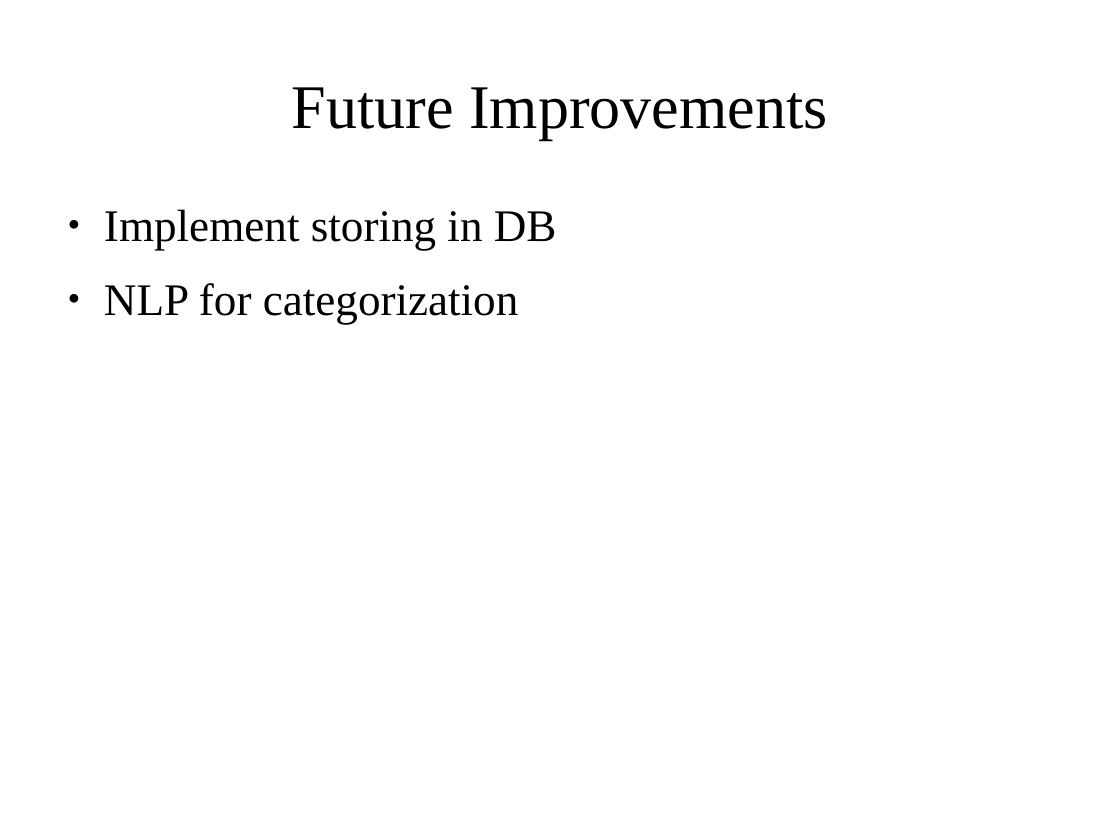
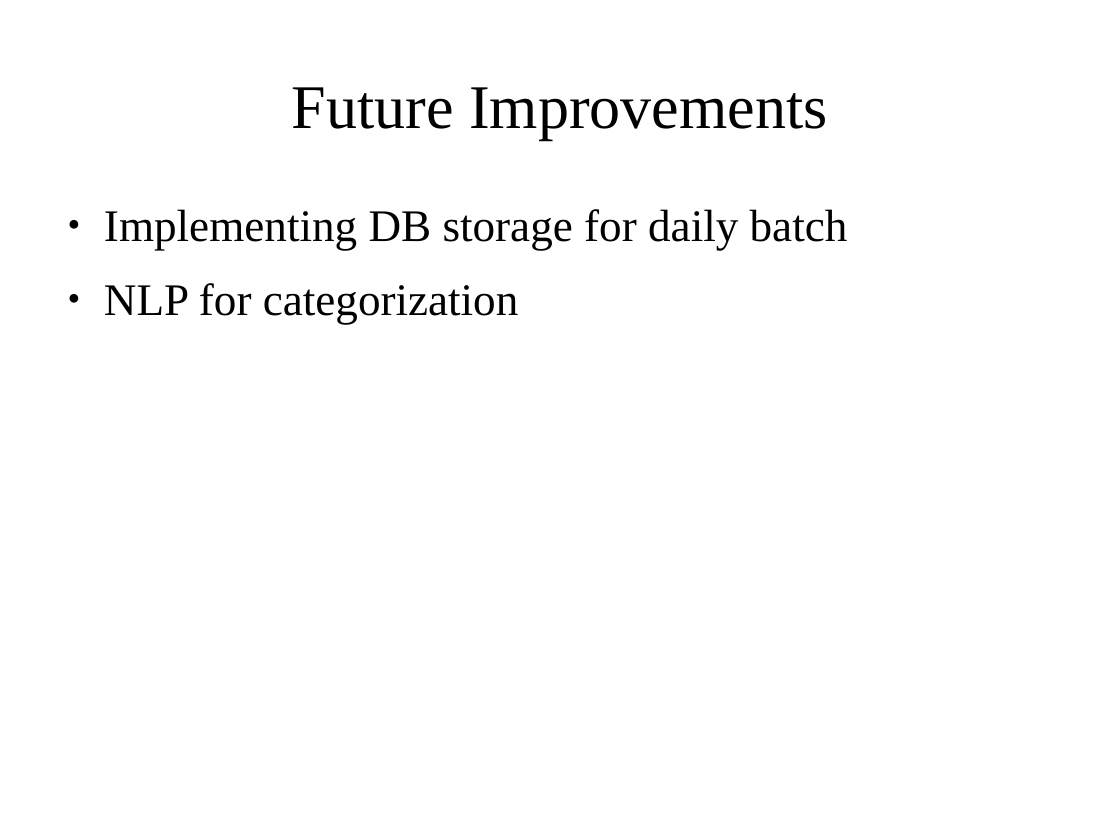
Before and after one commit to chazzy1/webscraping, a slide deck: slide 15 of documents/news_scraping.odp (slide 9 before the commit). Drawn at 1120x840 pixels with LibreOffice and Linux fonts; fonts in the diff are those of the drawing. Boxes give left, top, right and bottom in pixels: in the first picture for what was removed or moved away, otherwise in the second. Text is boxed around its words. In the diff, an @@ line names an element or a change of style, - is before the commit and + after.

```diff
--- a/documents/news_scraping.odp
+++ b/documents/news_scraping.odp
@@ text at (104,209,848,250): text changed @@
-● Implement storing in DB
+● Implementing DB storage for daily batch
```
Also in this commit, not shown: 5 other slides changed, 9 slides added, 3 slides removed, 7 other files.
